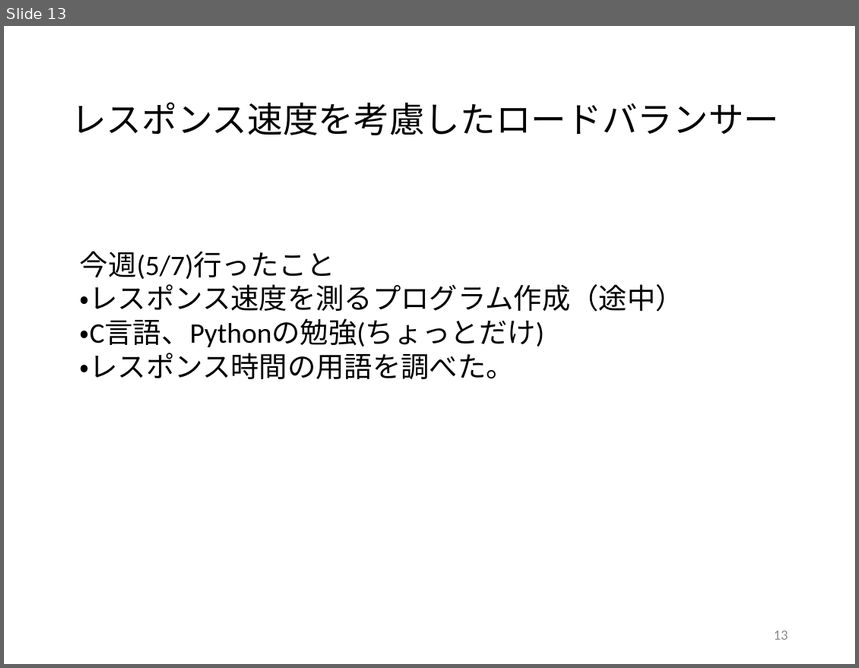
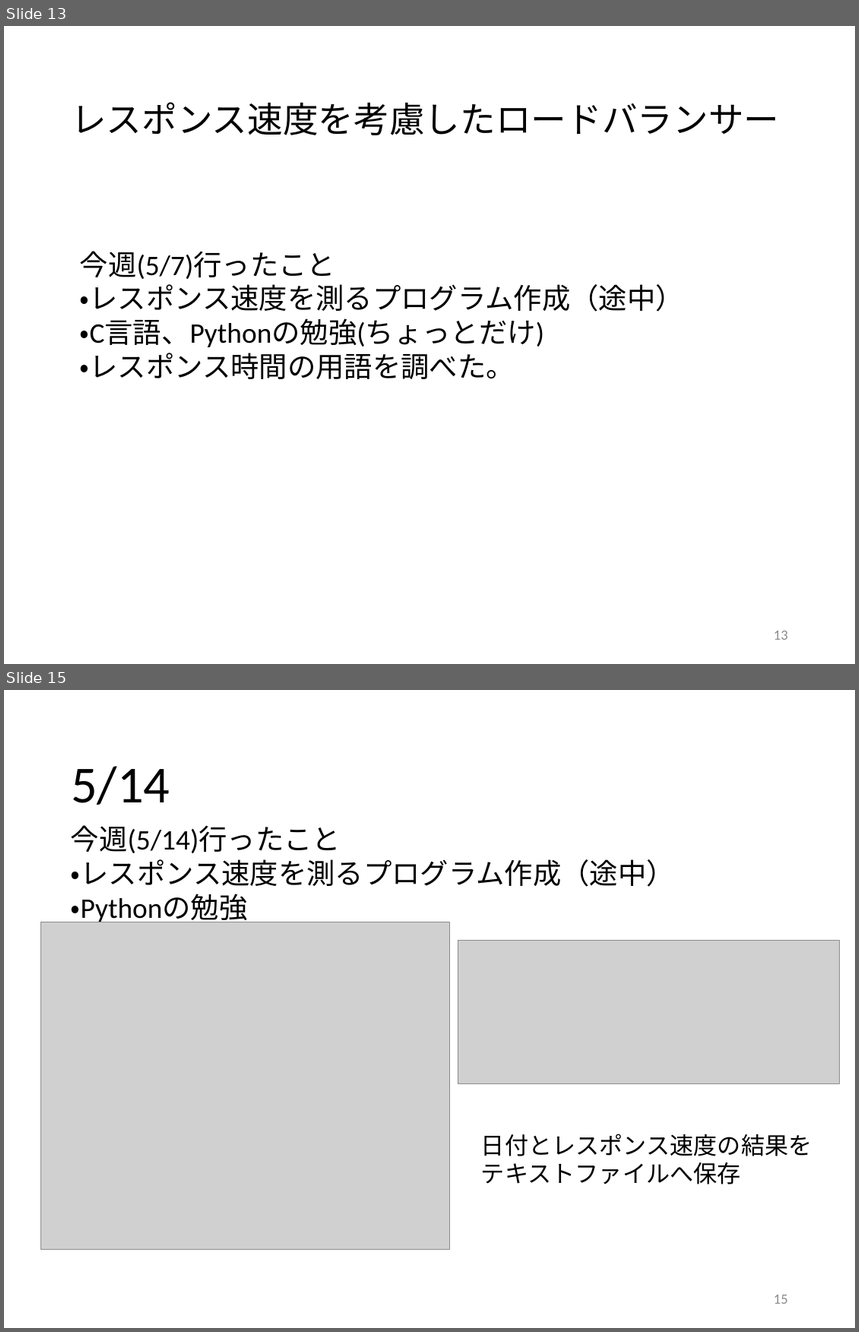
Before and after one commit to kait-takanolab/1821086_matsuo_thesis, a slide deck: 1821086_matsuo_sotsuken.pptx. Shown one above the other, each under a label of ours: slide 13 before the commit, slides 13 and 15 after it; the slides between them are not shown. The pictures are 859x668 and 859x1332 pixels, drawn with LibreOffice and Linux fonts; fonts in the diff are those of the drawing; grey boxes stand for pictures. Boxes give left, top, right and bottom in pixels: in the first picture for what was removed or moved away, otherwise in the second. Text is boxed around its words. In the diff, an @@ line names an element or a change of style, - is before the commit and + after.

```diff
--- a/1821086_matsuo_sotsuken.pptx
+++ b/1821086_matsuo_sotsuken.pptx
@@ slide 15 added at (x1=4, y1=690, x2=855, y2=1328), background #FFFFFF @@
@@ title added at (x1=71, y1=766, x2=170, y2=805), 44 pt, text #000000 @@
+5/14
@@ text added at (x1=71, y1=825, x2=675, y2=926), 24 pt, text #000000 @@
+今週(5/14)行ったこと
+・レスポンス速度を測るプログラム作成（途中）
+・Pythonの勉強
@@ picture added at (x1=40, y1=923, x2=450, y2=1249) @@
@@ picture added at (x1=458, y1=941, x2=839, y2=1084) @@
@@ text added at (x1=481, y1=1134, x2=813, y2=1185), 20 pt, text #000000 @@
+日付とレスポンス速度の結果を
+テキストファイルへ保存
@@ page number added at (x1=774, y1=1295, x2=788, y2=1304), 12 pt, text #8C8C8C @@
+15
```
Also in this commit, not shown: 2 other slides added, 8 other files.
